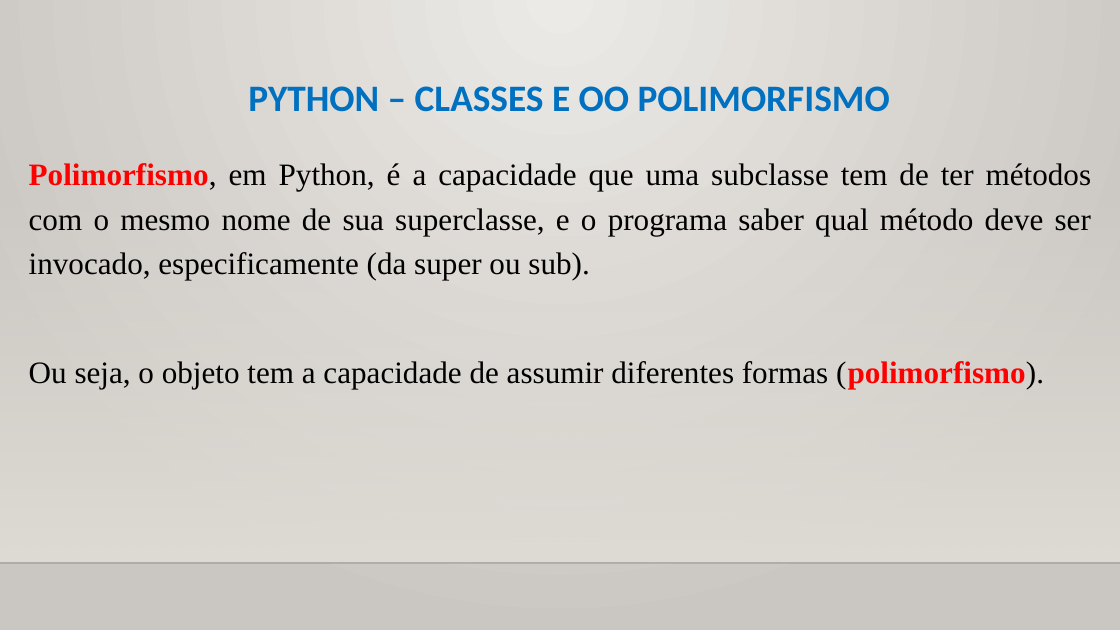
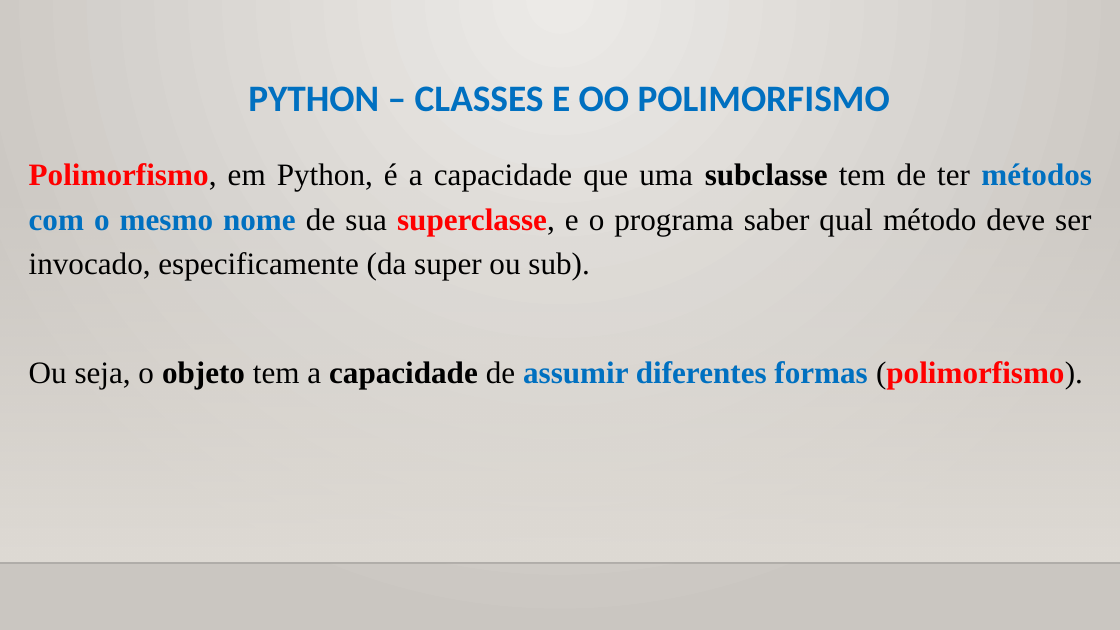
Before and after one commit to CloudEducationBrazil/WydenPythonParadigmas, a slide deck: slide 25 of 01 Classes/Aula 11 Programação Python - Classes - Orientação a Objetos.pptx. Drawn at 1120x630 pixels with LibreOffice and Linux fonts; fonts in the diff are those of the drawing; background and template pictures are left out. Boxes give left, top, right and bottom in pixels: in the first picture for what was removed or moved away, otherwise in the second. Text is boxed around its words. In the diff, an @@ line names an element or a change of style, - is before the commit and + after.

```diff
--- a/01 Classes/Aula 11 Programação Python - Classes - Orientação a Objetos.pptx
+++ b/01 Classes/Aula 11 Programação Python - Classes - Orientação a Objetos.pptx
@@ text "Polimorfismo, em Python, é a ..." at [29,163,1092,388]: text colour #000000 to #0070C0 in "métodos com o mesmo nome", "assumir diferentes formas"; text colour #000000 to #FF0000 in "superclasse,"; bold on in "subclasse métodos com o mesmo nome superclasse,", "objeto capacidade assumir diferentes formas" @@
```
Also in this commit, not shown: 6 other slides changed.
